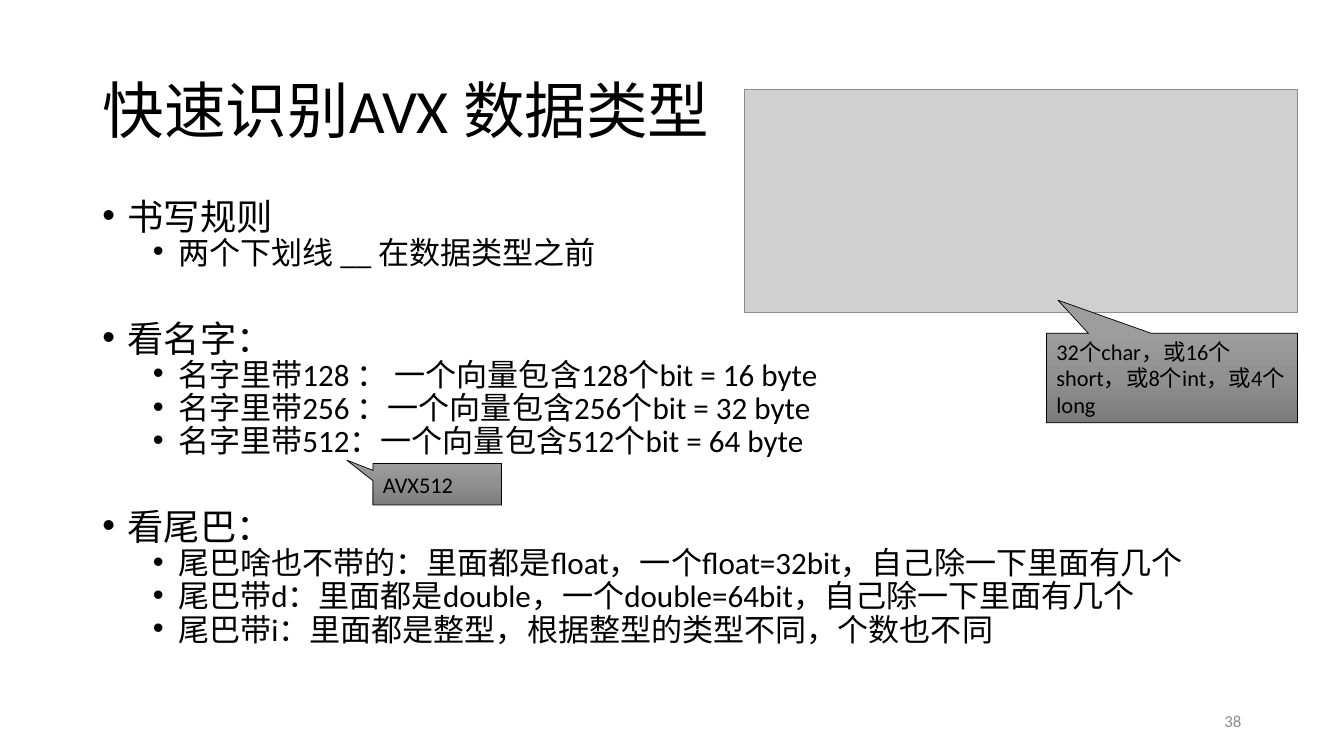
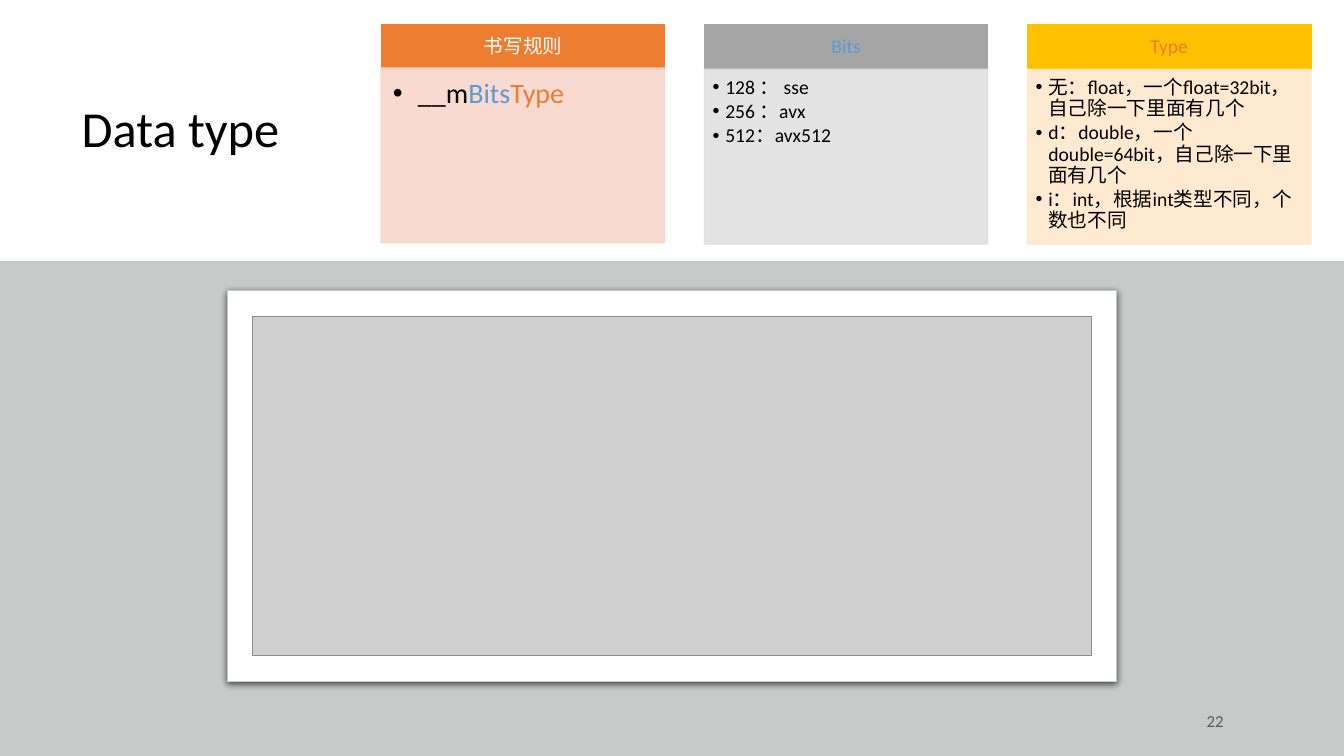
Before and after one commit to lucshi/Lecture_SIMD, a slide deck: slide 22 of lecture.pptx (slide 38 before the commit). Drawn at 1344x756 pixels with LibreOffice and Linux fonts; fonts in the diff are those of the drawing; grey boxes stand for pictures. Boxes give left, top, right and bottom in pixels: in the first picture for what was removed or moved away, otherwise in the second. Text is boxed around its words. In the diff, an @@ line names an element or a change of style, - is before the commit and + after.

```diff
--- a/lecture.pptx
+++ b/lecture.pptx
@@ group added at <box>381,25,1311,244</box>: 6 rectangles, 5 texts @@
+书写规则
+  • __mBitsType
+  • 128 ： sse
+  • 256 ：avx
+  • 512：avx512
+Type
+  • 无：float，一个float=32bit，自己除一下里面有几个
+  • d：double，一个double=64bit，自己除一下里面有几个
+  • i：int，根据int类型不同，个数也不同
@@ title at <box>82,114,279,155</box>: text changed; size 44 to 36 pt @@
-快速识别AVX 数据类型
+Data type
@@ text removed at <box>128,199,1183,644</box> @@
-• 书写规则
-  • 两个下划线 __ 在数据类型之前
-• 看名字：
-  • 名字里带128 ： 一个向量包含128个bit = 16 byte
-  • 名字里带256 ：一个向量包含256个bit = 32 byte
-  • 名字里带512：一个向量包含512个bit = 64 byte
-• 看尾巴：
-  • 尾巴啥也不带的：里面都是float，一个float=32bit，自己除一下里面有几个
-  • 尾巴带d：里面都是double，一个double=64bit，自己除一下里面有几个
-  • 尾巴带i：里面都是整型，根据整型的类型不同，个数也不同
@@ rectangle added at <box>0,261,1344,756</box>, fill #C8CACA @@
@@ rounded rectangle added at <box>227,290,1117,682</box>, fill #FFFFFF, outline #C8CACA 0.75 pt @@
@@ picture: place and size @@
-picture at <box>745,90,1298,314</box>
+picture at <box>253,317,1092,656</box>
@@ speech box removed at <box>1047,334,1298,423</box> @@
-32个char，或16个short，或8个int，或4个long
@@ speech box removed at <box>373,464,502,505</box> @@
-AVX512
@@ page number at <box>1207,716,1224,727</box>: text changed; text colour #8C8C8C to #595959 @@
-38
+22
```
Also in this commit, not shown: 20 other slides changed, 18 slides added, 9 slides removed.
